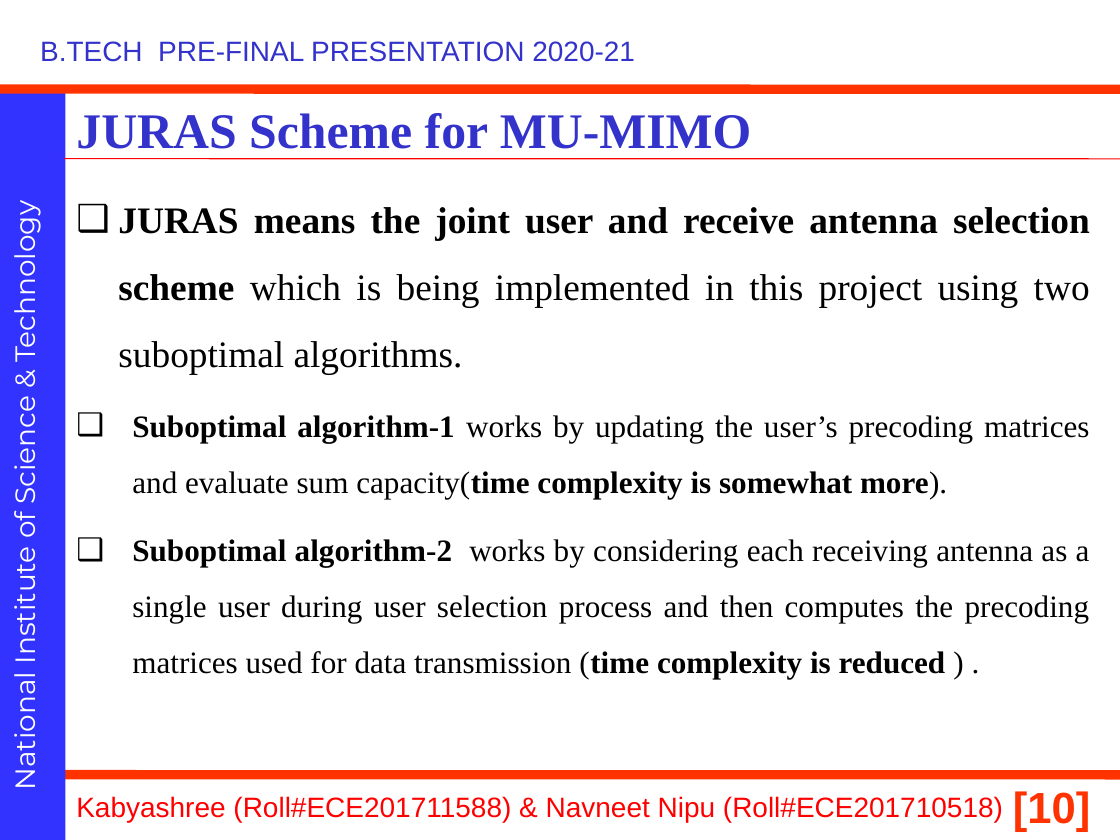
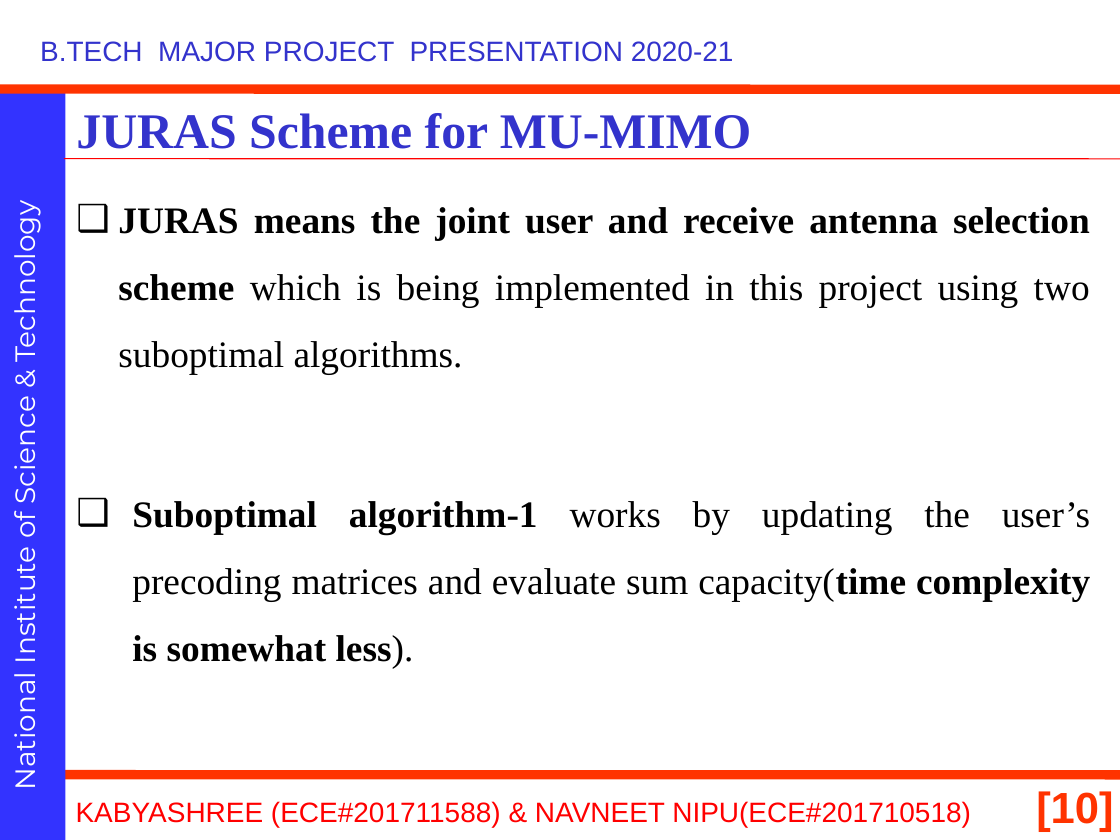
Before and after one commit to navneetnipu/btech_project, a slide deck: slide 10 of 21010.pptx. Drawn at 1120x840 pixels with LibreOffice and Linux fonts; fonts in the diff are those of the drawing; background and template pictures are left out. Boxes give left, top, right and bottom in pixels: in the first picture for what was removed or moved away, otherwise in the second. Text is boxed around its words. In the diff, an @@ line names an element or a change of style, - is before the commit and + after.

```diff
--- a/21010.pptx
+++ b/21010.pptx
@@ text at bbox=[40, 41, 734, 62]: text changed @@
-B.TECH PRE-FINAL PRESENTATION 2020-21
+B.TECH MAJOR PROJECT PRESENTATION 2020-21
@@ text at bbox=[132, 501, 1090, 668]: text changed; size 20 to 24 pt @@
-❑ Suboptimal algorithm-1 works by updating the user’s precoding matrices and evaluate sum capacity(time complexity is somewhat more).
-❑ Suboptimal algorithm-2 works by considering each receiving antenna as a single user during user selection process and then computes the precoding matrices used for data transmission (time complexity is reduced ) .
+❑ Suboptimal algorithm-1 works by updating the user’s precoding matrices and evaluate sum capacity(time complexity is somewhat less).
@@ page number: place and size @@
-page number at bbox=[1013, 791, 1090, 832]
+page number at bbox=[1036, 791, 1113, 832]
@@ text at bbox=[76, 801, 971, 827]: text changed @@
-Kabyashree (Roll#ECE201711588) & Navneet Nipu (Roll#ECE201710518)
+KABYASHREE (ECE#201711588) & NAVNEET NIPU(ECE#201710518)
```
Also in this commit, not shown: 26 other slides changed, 6 slides added, 1 slide removed.
